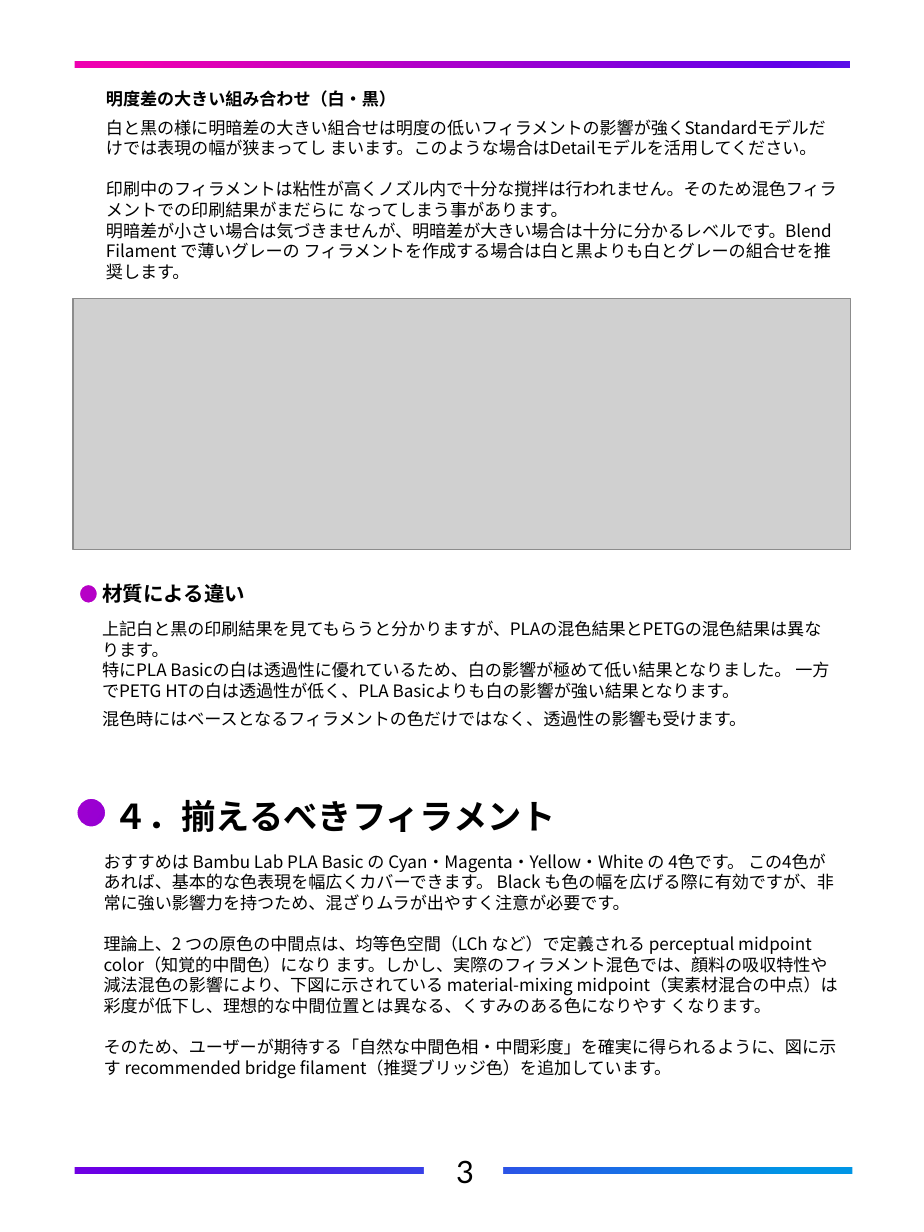
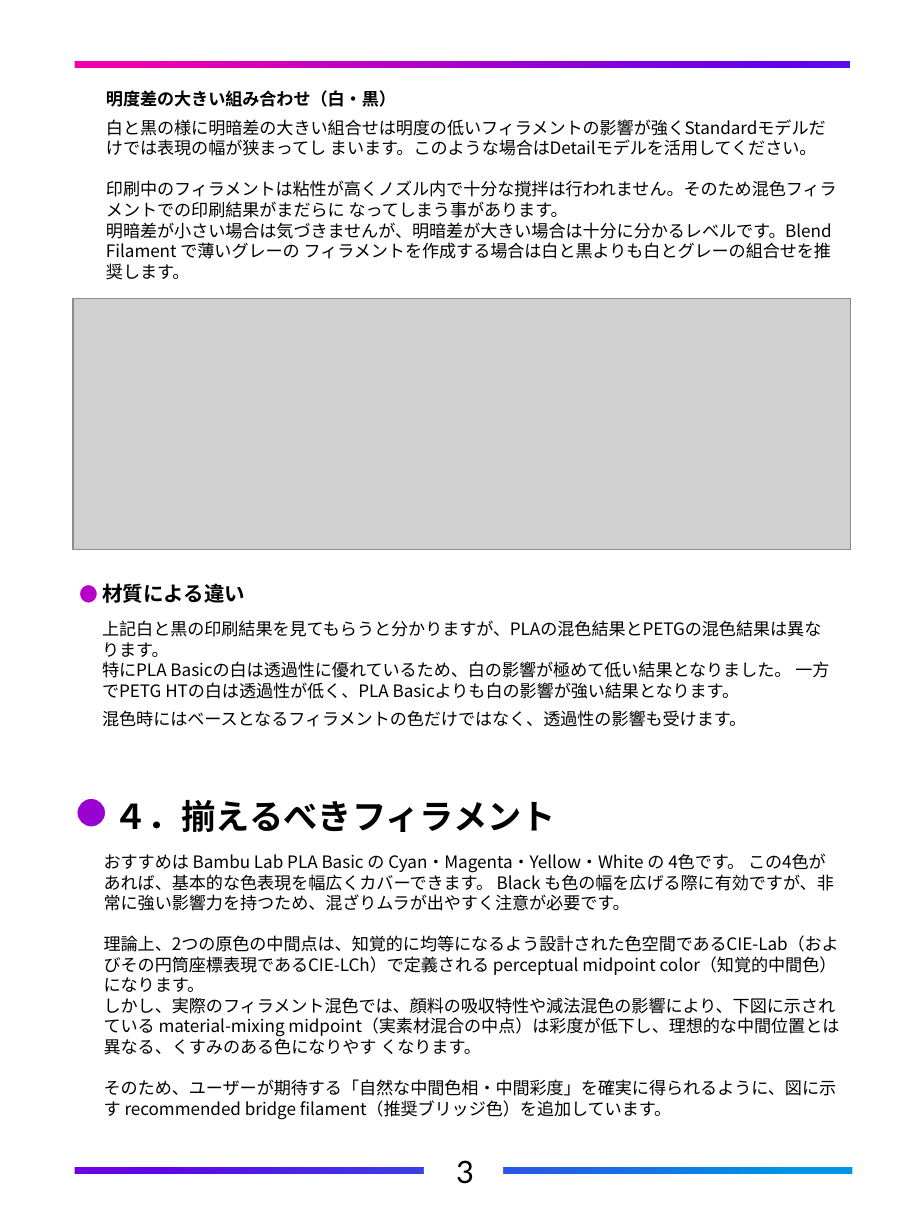
Before and after one commit to FlexChromaHQ/FlexChroma, a slide deck: slide 10 of Documents/Original/FlexChroma_Blend_Filament_JP.pptx. Drawn at 924x1232 pixels with LibreOffice and Linux fonts; fonts in the diff are those of the drawing; grey boxes stand for pictures. Boxes give left, top, right and bottom in pixels: in the first picture for what was removed or moved away, otherwise in the second. Text is boxed around its words. In the diff, an @@ line names an element or a change of style, - is before the commit and + after.

```diff
--- a/Documents/Original/FlexChroma_Blend_Filament_JP.pptx
+++ b/Documents/Original/FlexChroma_Blend_Filament_JP.pptx
@@ text at (x1=104, y1=935, x2=839, y2=1055): text changed @@
-理論上、2 つの原色の中間点は、均等色空間（LCh など）で定義される perceptual midpoint color（知覚的中間色）になり ます。しかし、実際のフィラメント混色では、顔料の吸収特性や減法混色の影響により、下図に示されている material-mixing midpoint（実素材混合の中点）は彩度が低下し、理想的な中間位置とは異なる、くすみのある色になりやす くなります。
+理論上、2つの原色の中間点は、知覚的に均等になるよう設計された色空間であるCIE-Lab（およびその円筒座標表現であるCIE-LCh）で定義される perceptual midpoint color（知覚的中間色）になります。
+しかし、実際のフィラメント混色では、顔料の吸収特性や減法混色の影響により、下図に示されている material-mixing midpoint（実素材混合の中点）は彩度が低下し、理想的な中間位置とは異なる、くすみのある色になりやす くなります。
```
Also in this commit, not shown: 3 other slides changed, 5 other files.
